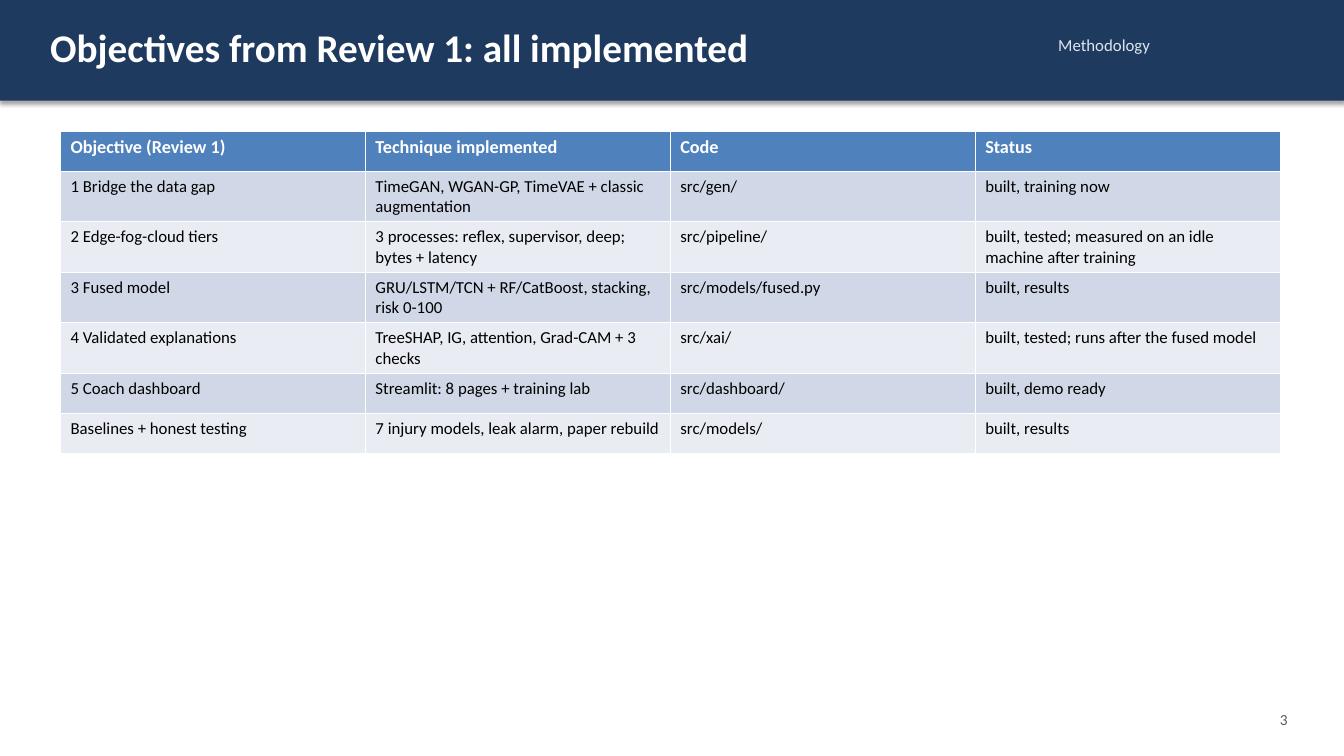
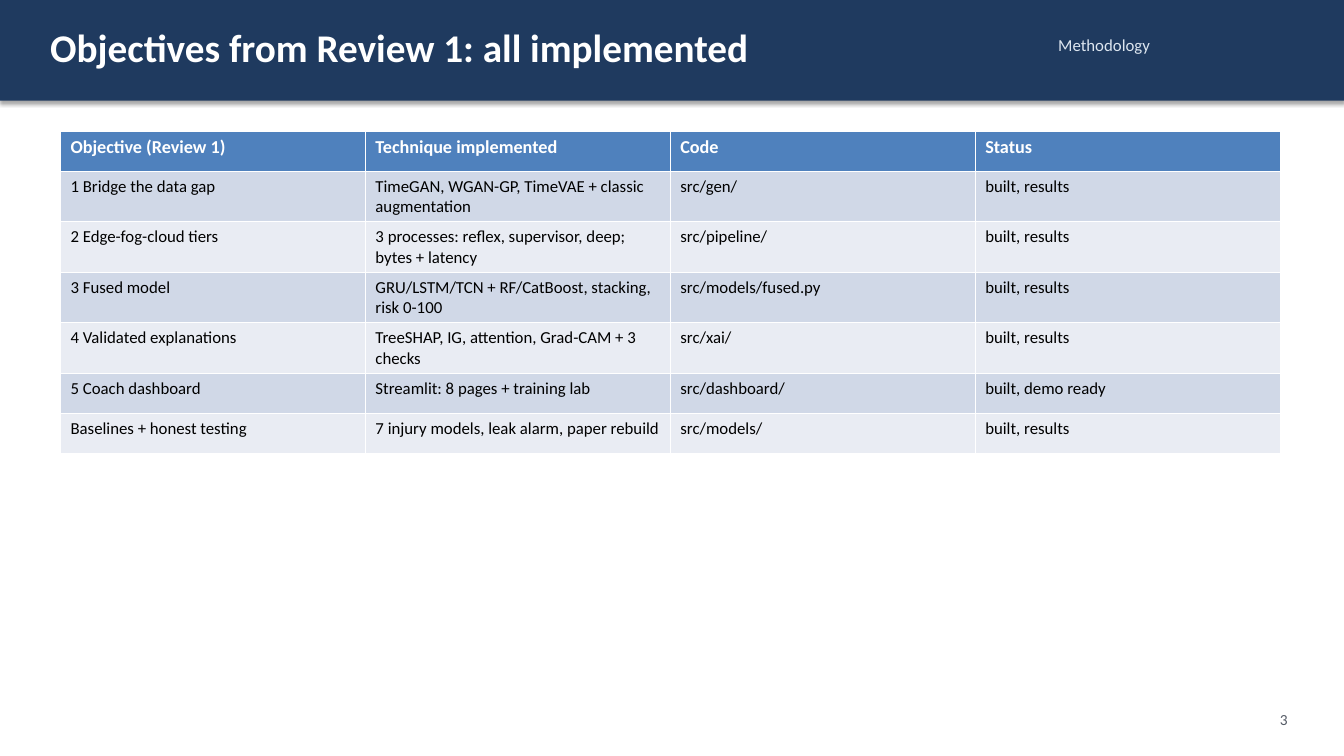
Before and after one commit to NamanJain017/SynAthlete-AIoT, a slide deck: slide 3 of slides/review2.pptx. Drawn at 1344x756 pixels with LibreOffice and Linux fonts; fonts in the diff are those of the drawing. Boxes give left, top, right and bottom in pixels: in the first picture for what was removed or moved away, otherwise in the second. Text is boxed around its words. In the diff, an @@ line names an element or a change of style, - is before the commit and + after.

```diff
--- a/slides/review2.pptx
+++ b/slides/review2.pptx
@@ table at (60, 131, 1278, 441) @@
-row 2, column 4: built, training now
+row 2, column 4: built, results
-row 3, column 4: built, tested; measured on an idle machine after training
+row 3, column 4: built, results
-row 5, column 4: built, tested; runs after the fused model
+row 5, column 4: built, results
```
Also in this commit, not shown: 6 other slides changed, 1 slide added, 1 slide removed, 8 other files.
